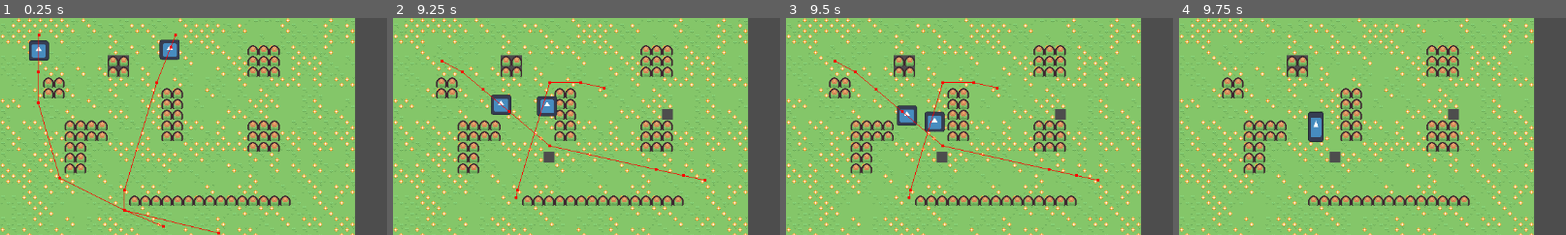
Above: before the commit, frames 1-4 (left to right).
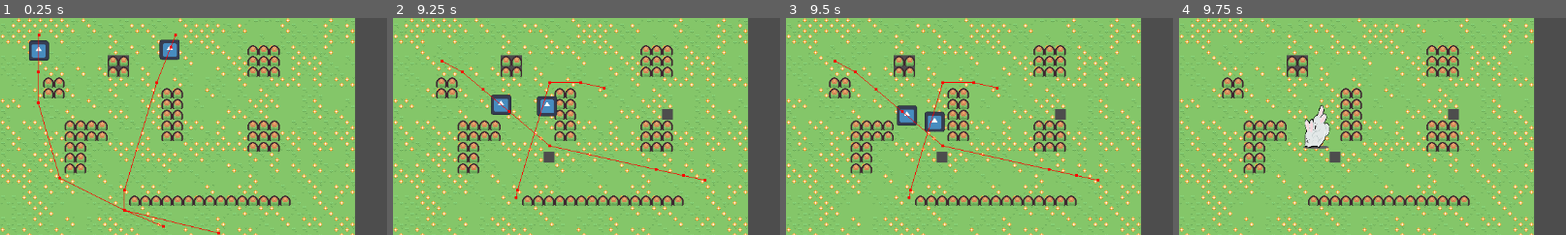
Above: after the commit, the same moments.

Repository: Monetai/RabbitVillage
Game: Godot game, scene res://src/scene/world.tscn
The game is run twice, just before and just after one commit, with the same random seed, the same clock (stepped at 60 frames per second) and the same inputs. The engine's default icon, where the game draws it, is replaced by a stand-in: a white triangle on a blue panel in a dark square.
Inputs (mouse positions are % of the whole screen's width and height, from its top left):
- Up to frame 1 (0.25 s): no input
- Up to frame 2 (9.25 s): move the mouse to (72, 45) at 0.52 s; right-click (72, 45) at 0.6 s; move the mouse to (30, 55) at 1.27 s; click (30, 55) at 1.35 s; move the mouse to (60, 28) at 2.02 s; right-click (60, 28) at 2.1 s; move the mouse to (45, 70) at 2.77 s; click (45, 70) at 2.85 s; move the mouse to (80, 65) at 3.52 s; right-click (80, 65) at 3.6 s; move the mouse to (20, 35) at 4.27 s; click (20, 35) at 4.35 s; move the mouse to (55, 50) at 5.02 s; right-click (55, 50) at 5.1 s; move the mouse to (35, 25) at 5.77 s; click (35, 25) at 5.85 s; move the mouse to (72, 45) at 6.52 s; right-click (72, 45) at 6.6 s; move the mouse to (30, 55) at 7.27 s; click (30, 55) at 7.35 s; move the mouse to (60, 28) at 8.02 s; right-click (60, 28) at 8.1 s; move the mouse to (45, 70) at 8.77 s; click (45, 70) at 8.85 s
- Up to frame 3 (9.5 s): no input
- Up to frame 4 (9.75 s): move the mouse to (80, 65) at 9.52 s; right-click (80, 65) at 9.6 s
The pictures show only the part of the screen within x 0-50%, y 4-54%; the shares and areas given below are measured in that part.

Frames 1-3 are identical in both runs. In frame 4, 1.0% of the frame differs, in the area x 32-40%, y 39-61%.

Commit message:
add first rabbits sprites

Diff:
--- a/src/scene/baise_effect.tscn
+++ b/src/scene/baise_effect.tscn
@@ -1,24 +1,7 @@
 [gd_scene load_steps=6 format=3 uid="uid://cctwqnhw74np6"]
 
-[ext_resource type="Texture2D" uid="uid://scwyjhg1dg2i" path="res://icon.svg" id="1_obemb"]
+[ext_resource type="Texture2D" uid="uid://chcw0i78blfg7" path="res://assets/Rabbits/Rabbit_baise.png" id="1_1qxjc"]
 [ext_resource type="Script" path="res://src/script/baise_effect.gd" id="2_gkqps"]
-
-[sub_resource type="Animation" id="Animation_va3yu"]
-resource_name = "fuck"
-length = 0.6
-loop_mode = 1
-tracks/0/type = "value"
-tracks/0/imported = false
-tracks/0/enabled = true
-tracks/0/path = NodePath(".:scale")
-tracks/0/interp = 1
-tracks/0/loop_wrap = true
-tracks/0/keys = {
-"times": PackedFloat32Array(0, 0.3, 0.6),
-"transitions": PackedFloat32Array(0.217638, 0.045753, 1),
-"update": 0,
-"values": [Vector2(0.25, 0.25), Vector2(0.17, 0.37), Vector2(0.25, 0.25)]
-}
 
 [sub_resource type="Animation" id="Animation_b3s6e"]
 length = 0.001
@@ -57,6 +40,23 @@
 "values": [Vector2(0.25, 0.25)]
 }
 
+[sub_resource type="Animation" id="Animation_va3yu"]
+resource_name = "fuck"
+length = 0.6
+loop_mode = 1
+tracks/0/type = "value"
+tracks/0/imported = false
+tracks/0/enabled = true
+tracks/0/path = NodePath(".:scale")
+tracks/0/interp = 1
+tracks/0/loop_wrap = true
+tracks/0/keys = {
+"times": PackedFloat32Array(0, 0.3, 0.6),
+"transitions": PackedFloat32Array(0.217638, 0.045753, 1),
+"update": 0,
+"values": [Vector2(0.25, 0.25), Vector2(0.17, 0.37), Vector2(0.25, 0.25)]
+}
+
 [sub_resource type="AnimationLibrary" id="AnimationLibrary_yduug"]
 _data = {
 "RESET": SubResource("Animation_b3s6e"),
@@ -65,7 +65,7 @@
 
 [node name="BaiseEffect" type="Sprite2D"]
 scale = Vector2(0.25, 0.25)
-texture = ExtResource("1_obemb")
+texture = ExtResource("1_1qxjc")
 script = ExtResource("2_gkqps")
 
 [node name="Timer" type="Timer" parent="."]
Binary file added: assets/Rabbits/Rabbit_baise.png
Not shown, added: assets/Rabbits/Rabbit_baise.png.import
Binary file added: assets/Rabbits/Rabbit_idle.png
Not shown, added: assets/Rabbits/Rabbit_idle.png.import
